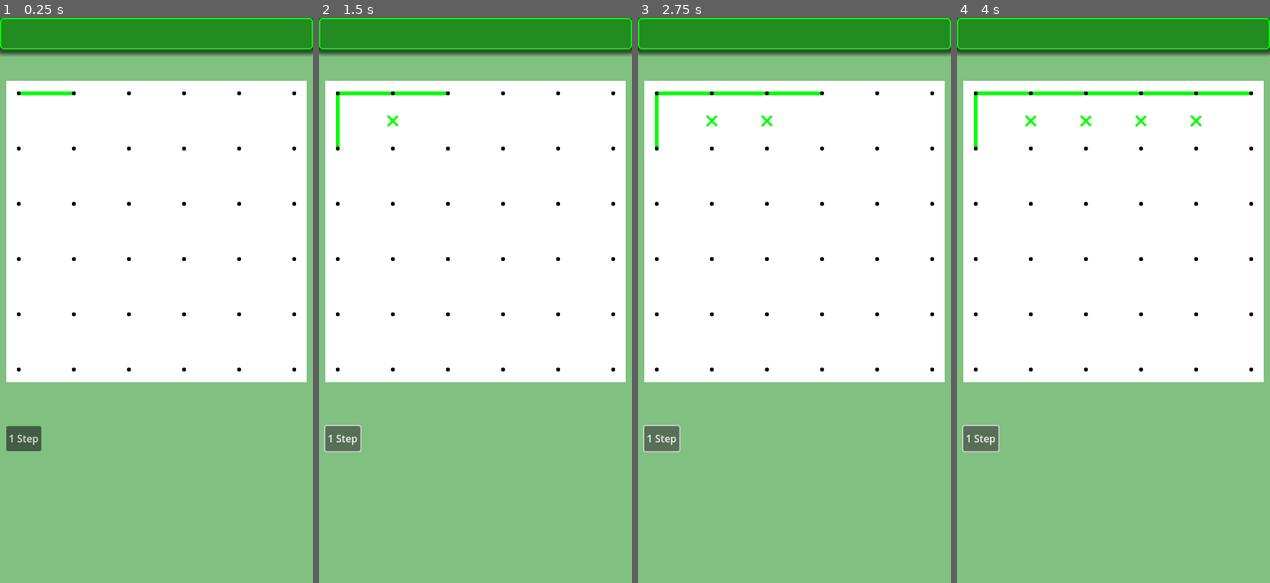
Above: before the commit, frames 1-4 (left to right).
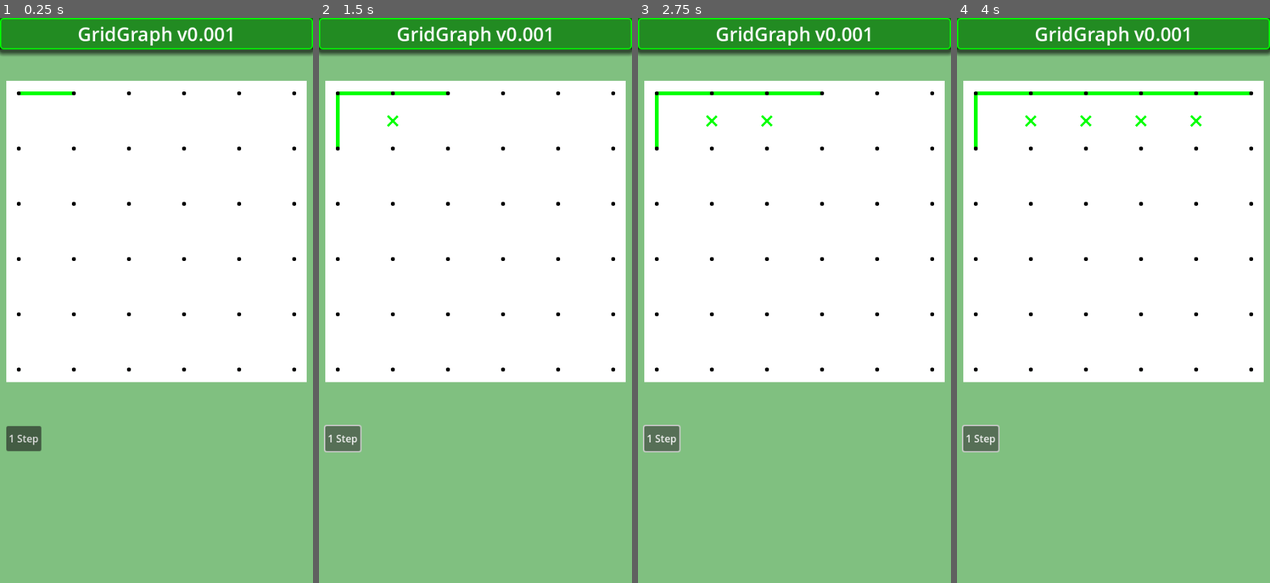
Above: after the commit, the same moments.

Repository: vivisuke/GridGraph
Game: Godot game, scene res://main.tscn
Same seed, same stepped clock (60 frames per second), same inputs: the game is played once before the commit and once after it.
Inputs:
- Up to frame 1 (0.25 s): no input
- Up to frame 2 (1.5 s): click "1 Step" at 0.5 s; click "1 Step" at 1.25 s
- Up to frame 3 (2.75 s): click "1 Step" at 2 s
- Up to frame 4 (4 s): tap Enter at 2.75 s; tap Space at 3.5 s

The runs differ from the first frame. In frame 1, 0.6% of the frame differs, in the area x 25-75%, y 1-5%; in frame 2, 0.6%; in frame 3, 0.6%; in frame 4, 0.6%.

Commit message:
0019 ◎ C 03/21 03/22 0.001│問題│unmake_h_link(ix) で mate[] が更新されない 0020 ◎ C 03/21 03/22 0.001│ToDo│mate_stack[] を用意し、make_h_link() で元の値を保存

Diff:
--- a/GridGraph/main.tscn
+++ b/GridGraph/main.tscn
@@ -17,6 +17,15 @@
 offset_bottom = 50.0
 color = Color(0.133333, 0.545098, 0.133333, 1)
 script = ExtResource("1_i8dcp")
+
+[node name="Label" type="Label" parent="TitleBar"]
+layout_mode = 0
+offset_right = 500.0
+offset_bottom = 50.0
+theme_override_font_sizes/font_size = 30
+text = "GridGraph v0.001"
+horizontal_alignment = 1
+vertical_alignment = 1
 
 [node name="Board" type="ColorRect" parent="."]
 offset_left = 10.0
Not shown, changed: GridGraph.spr
